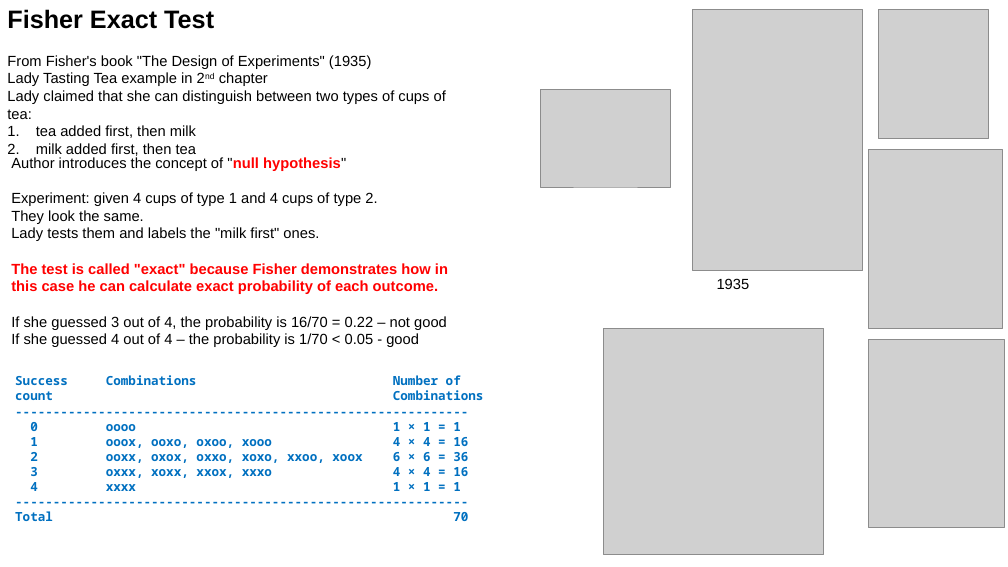
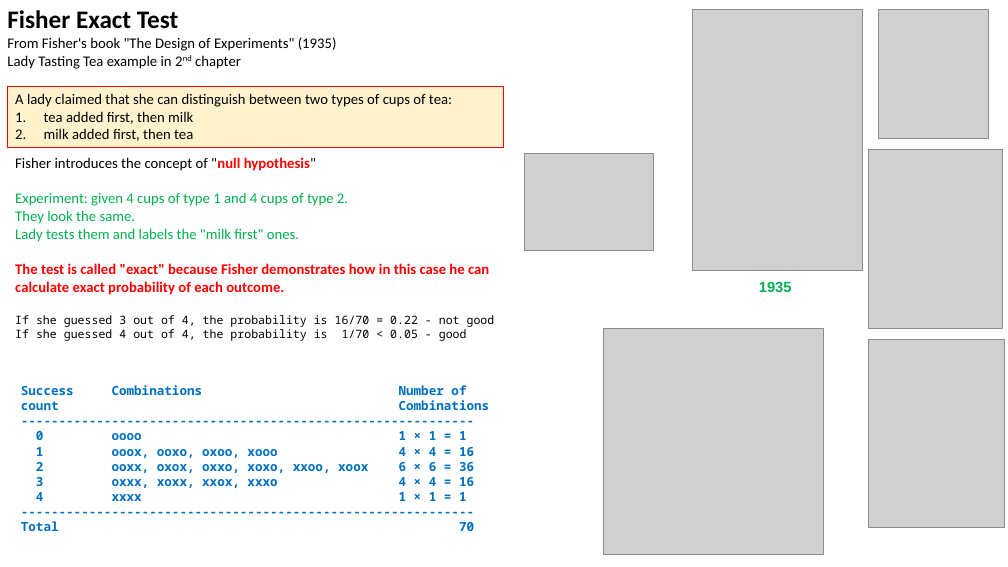
Before and after one commit to lselector/statistics, a slide deck: slide 5 of statistics_07c_F_ANOVA.pptx. Drawn at 1008x567 pixels with LibreOffice and Linux fonts; fonts in the diff are those of the drawing; grey boxes stand for pictures. Boxes give left, top, right and bottom in pixels: in the first picture for what was removed or moved away, otherwise in the second. Text is boxed around its words. In the diff, an @@ line names an element or a change of style, - is before the commit and + after.

```diff
--- a/statistics_07c_F_ANOVA.pptx
+++ b/statistics_07c_F_ANOVA.pptx
@@ text "Fisher Exact Test" at bbox=[7, 10, 337, 69]: font Arial to Calibri @@
@@ rectangle added at bbox=[8, 86, 504, 147], fill #FFF2CC, outline #FF0000 0.75 pt, 14 pt, text #000000 @@
+A lady claimed that she can distinguish between two types of cups of tea:
+    1. tea added first, then milk
+    2. milk added first, then tea
@@ text at bbox=[7, 90, 446, 156]: paragraphs removed @@
-Lady claimed that she can distinguish between two types of cups of tea:
-    1. tea added first, then milk
-    2. milk added first, then tea
@@ text at bbox=[15, 157, 316, 171]: text changed; font Arial to Calibri @@
-Author introduces the concept of "null hypothesis"
+Fisher introduces the concept of "null hypothesis"
@@ picture: place and size @@
-picture at bbox=[541, 90, 670, 188]
+picture at bbox=[524, 154, 653, 251]
@@ text at bbox=[15, 192, 489, 295]: font Arial to Calibri in "Experiment: given 4 cups of type 1 ...", "They look the same.", "Lady tests them and labels the "milk ...", "The test is called "exact" because Fisher ..."; text colour #000000 to #00B050 in "Experiment: given 4 cups of type 1 ...", "They look the same.", "Lady tests them and labels the "milk ..." @@
@@ text "1935": place and size @@
-text "1935" at bbox=[717, 278, 750, 289]
+text "1935" at bbox=[759, 281, 792, 292]
@@ text "1935" at bbox=[759, 281, 792, 292]: text colour #000000 to #00B050, bold on @@
@@ text at bbox=[15, 315, 495, 341]: text changed; size 14 to 11 pt; font Arial to Noto Sans Mono @@
-If she guessed 3 out of 4, the probability is 16/70 = 0.22 – not good
-If she guessed 4 out of 4 – the probability is 1/70 < 0.05 - good
+If she guessed 3 out of 4, the probability is 16/70 = 0.22 - not good
+If she guessed 4 out of 4, the probability is 1/70 < 0.05 - good
@@ text "Success Combinations Number of": place and size @@
-text "Success Combinations Number of" at bbox=[15, 375, 484, 521]
+text "Success Combinations Number of" at bbox=[21, 385, 490, 531]
```
Also in this commit, not shown: 4 other slides changed, 6 other files.
